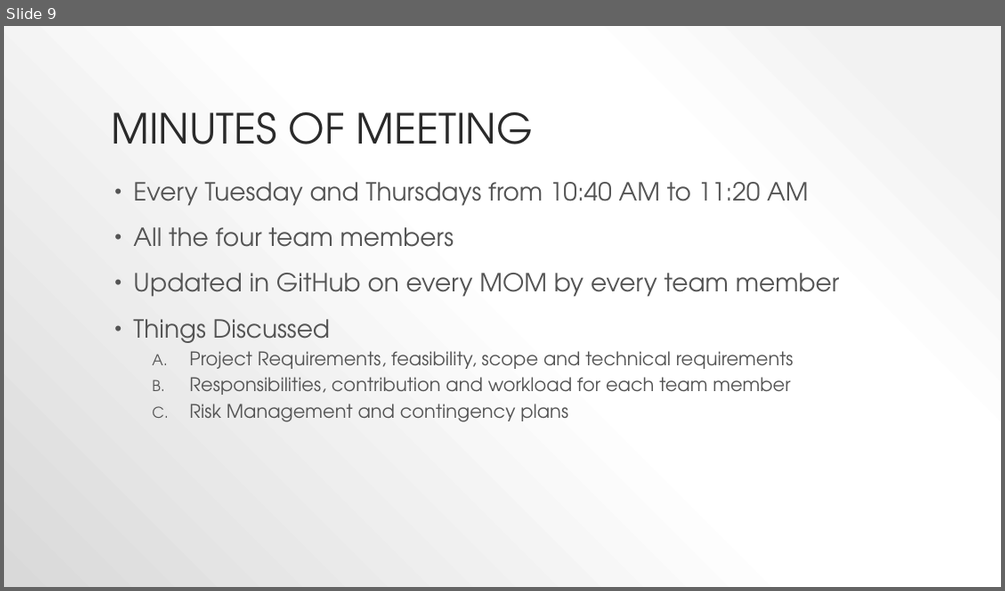
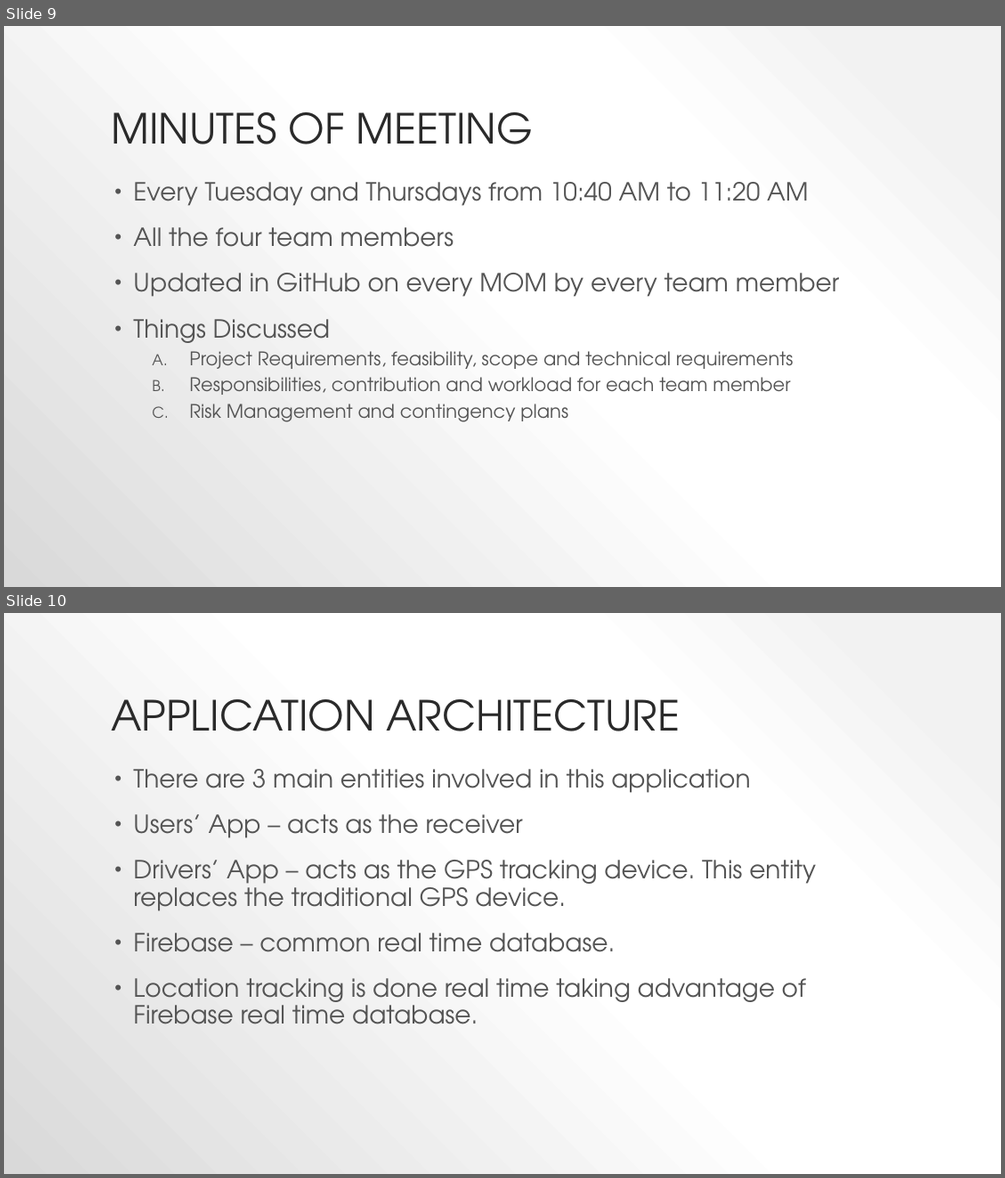
Before and after one commit to anuragchitnis/bus-tracking-system, a slide deck: docs/Presentations/project proposal.pptx. Shown one above the other, each under a label of ours: slide 9 before the commit, slides 9 and 10 after it. The pictures are 1005x591 and 1005x1178 pixels, drawn with LibreOffice and Linux fonts; fonts in the diff are those of the drawing. Boxes give left, top, right and bottom in pixels: in the first picture for what was removed or moved away, otherwise in the second. Text is boxed around its words. In the diff, an @@ line names an element or a change of style, - is before the commit and + after.

Commit message:
Presentation Slides are added

```diff
--- a/docs/Presentations/project proposal.pptx
+++ b/docs/Presentations/project proposal.pptx
@@ slide 10 added at bbox=[4, 613, 1001, 1174], background gradient #F2F2F2 to #FFFFFF to #D9D9D9 @@
@@ title added at bbox=[111, 699, 680, 731], 40 pt, text #2A2A2A @@
+APPLICATION ARCHITECTURE
@@ text added at bbox=[133, 769, 816, 1024], 24 pt, text #545454 @@
+• There are 3 main entities involved in this application
+  • Users’ App – acts as the receiver
+  • Drivers’ App – acts as the GPS tracking device. This entity replaces the traditional GPS device.
+  • Firebase – common real time database.
+  • Location tracking is done real time taking advantage of Firebase real time database.
```
Also in this commit, not shown: 5 other slides added.
